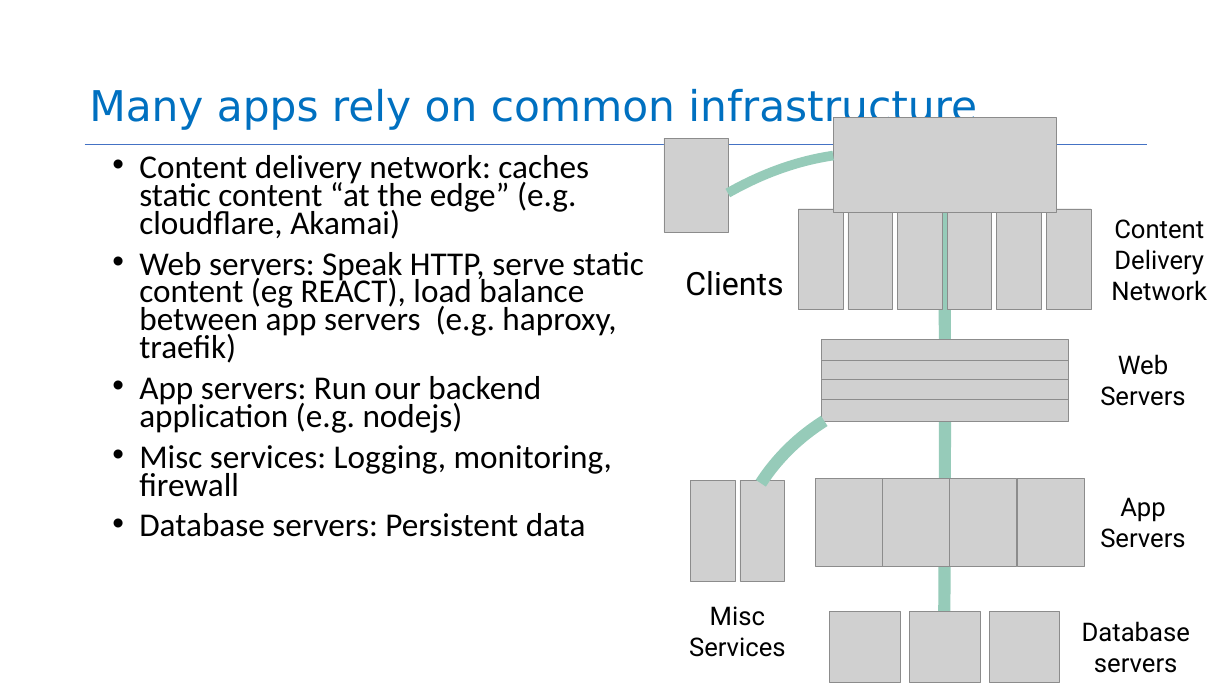
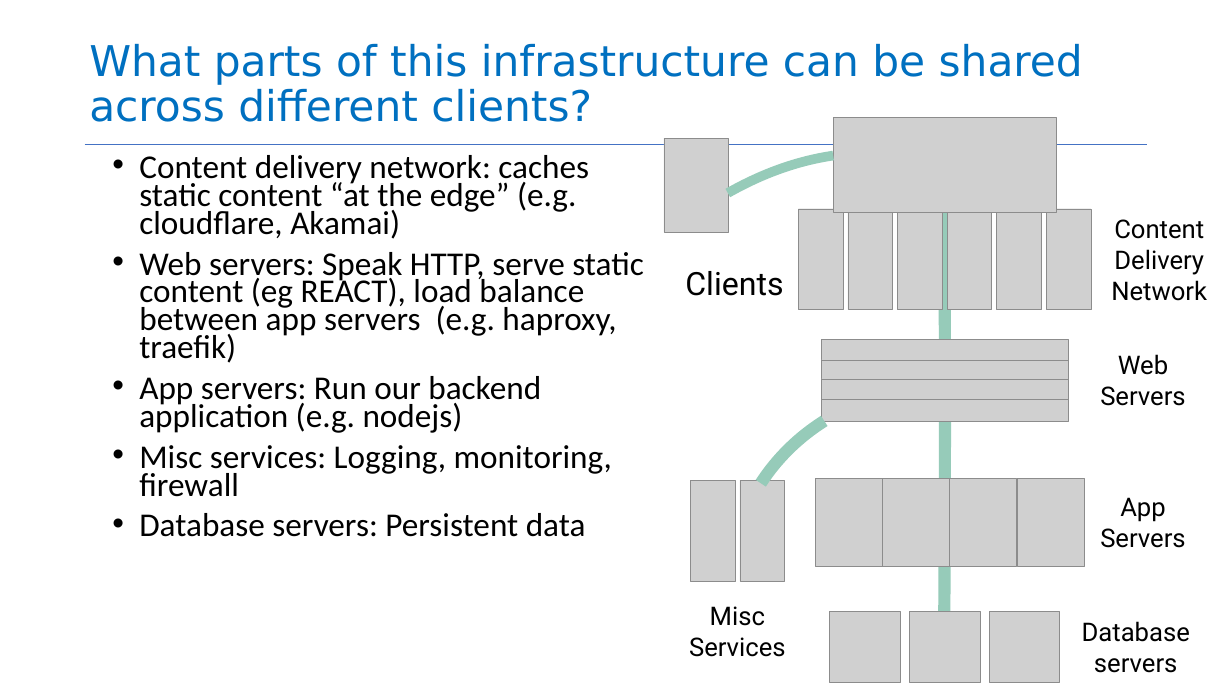
Before and after one commit to neu-se/CS4530-Spring-2026, a slide deck: slide 6 of Slides/Module 14 Principles and Tech for Cloud.pptx (slide 4 before the commit). Drawn at 1232x693 pixels with LibreOffice and Linux fonts; fonts in the diff are those of the drawing; grey boxes stand for pictures. Boxes give left, top, right and bottom in pixels: in the first picture for what was removed or moved away, otherwise in the second. Text is boxed around its words. In the diff, an @@ line names an element or a change of style, - is before the commit and + after.

```diff
--- a/Slides/Module 14 Principles and Tech for Cloud.pptx
+++ b/Slides/Module 14 Principles and Tech for Cloud.pptx
@@ title at (x1=89, y1=43, x2=1083, y2=122): text changed @@
-Many apps rely on common infrastructure
+What parts of this infrastructure can be shared across different clients?
```
Also in this commit, not shown: 2 other slides changed, 1 slide added, 2 slides removed, 1 other file.
